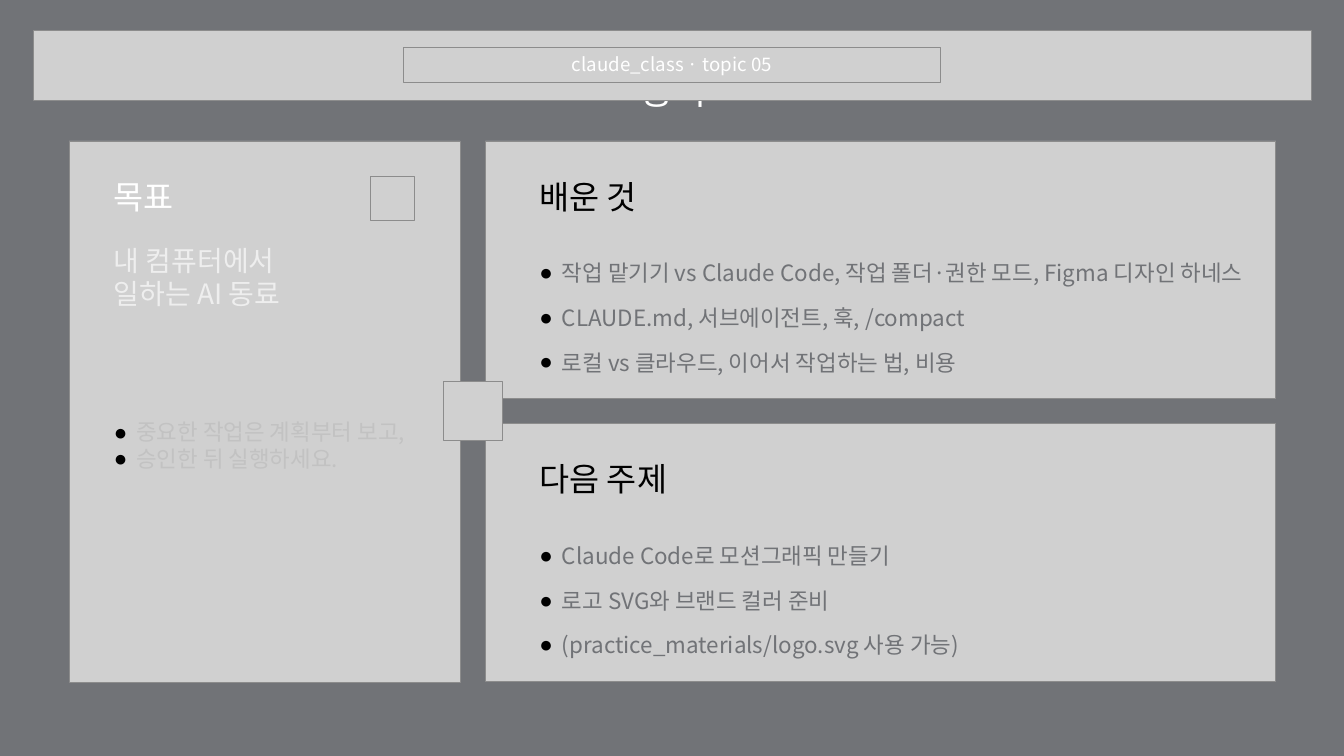
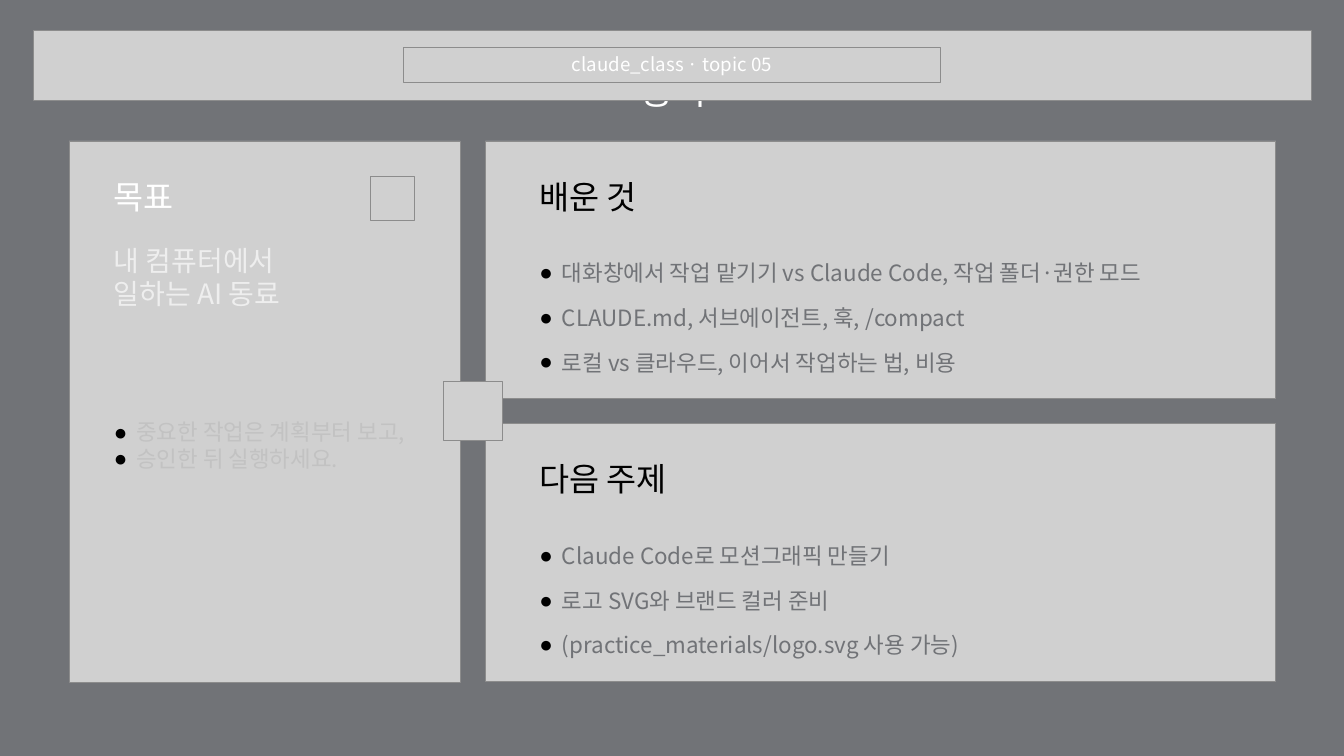
Before and after one commit to pa3757/claude_lecture, a slide deck: slide 15 of slides/05_Claude_Code.pptx (slide 21 before the commit). Drawn at 1344x756 pixels with LibreOffice and Linux fonts; fonts in the diff are those of the drawing; grey boxes stand for pictures; background and template pictures are left out. Boxes give left, top, right and bottom in pixels: in the first picture for what was removed or moved away, otherwise in the second. Text is boxed around its words. In the diff, an @@ line names an element or a change of style, - is before the commit and + after.

```diff
--- a/slides/05_Claude_Code.pptx
+++ b/slides/05_Claude_Code.pptx
@@ text at <box>562,262,1141,285</box>: text changed @@
-  ● 작업 맡기기 vs Claude Code, 작업 폴더·권한 모드, Figma 디자인 하네스
+  ● 대화창에서 작업 맡기기 vs Claude Code, 작업 폴더·권한 모드
```
Also in this commit, not shown: 3 other slides changed, 6 slides removed, 36 other files.
